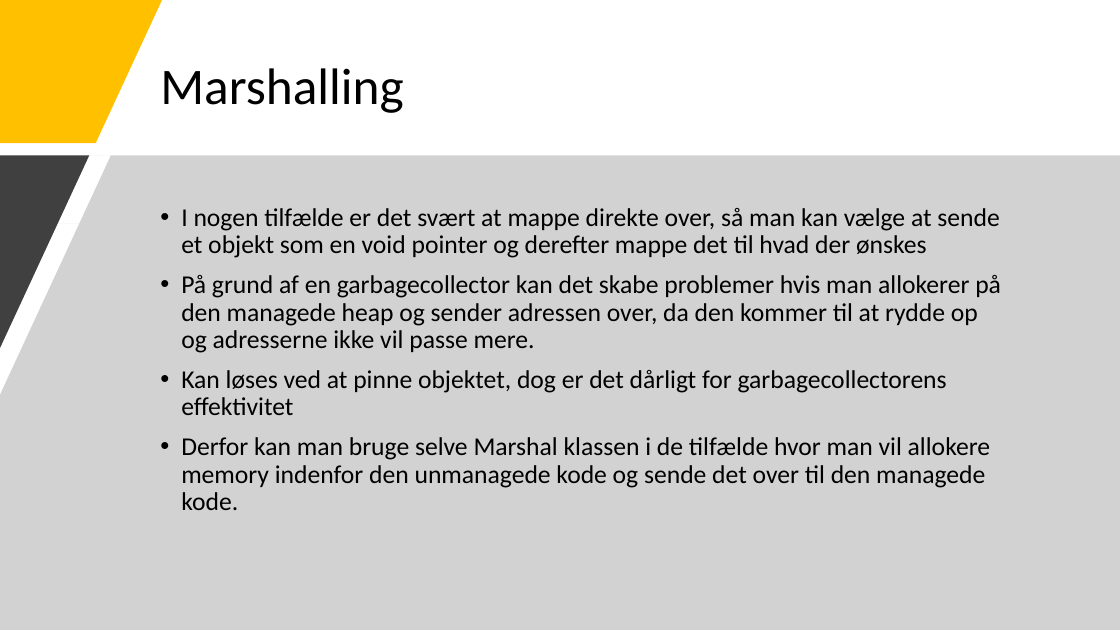
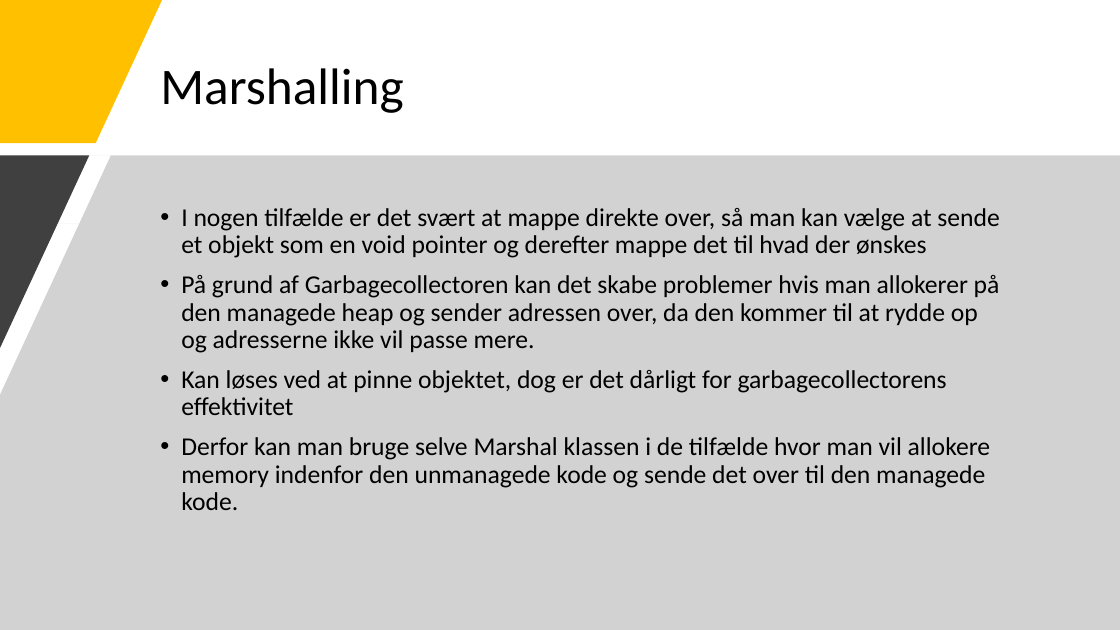
Before and after one commit to Bl0bb3r/KPU_CBD, a slide deck: slide 6 of Presentations/6_Interoperability.pptx. Drawn at 1120x630 pixels with LibreOffice and Linux fonts; fonts in the diff are those of the drawing. Boxes give left, top, right and bottom in pixels: in the first picture for what was removed or moved away, otherwise in the second. Text is boxed around its words. In the diff, an @@ line names an element or a change of style, - is before the commit and + after.

```diff
--- a/Presentations/6_Interoperability.pptx
+++ b/Presentations/6_Interoperability.pptx
@@ text at [181, 275, 1000, 353]: text changed @@
-• På grund af en garbagecollector kan det skabe problemer hvis man allokerer på den managede heap og sender adressen over, da den kommer til at rydde op og adresserne ikke vil passe mere.
+• På grund af Garbagecollectoren kan det skabe problemer hvis man allokerer på den managede heap og sender adressen over, da den kommer til at rydde op og adresserne ikke vil passe mere.
```
Also in this commit, not shown: 1 other slide changed, 7 other files.
